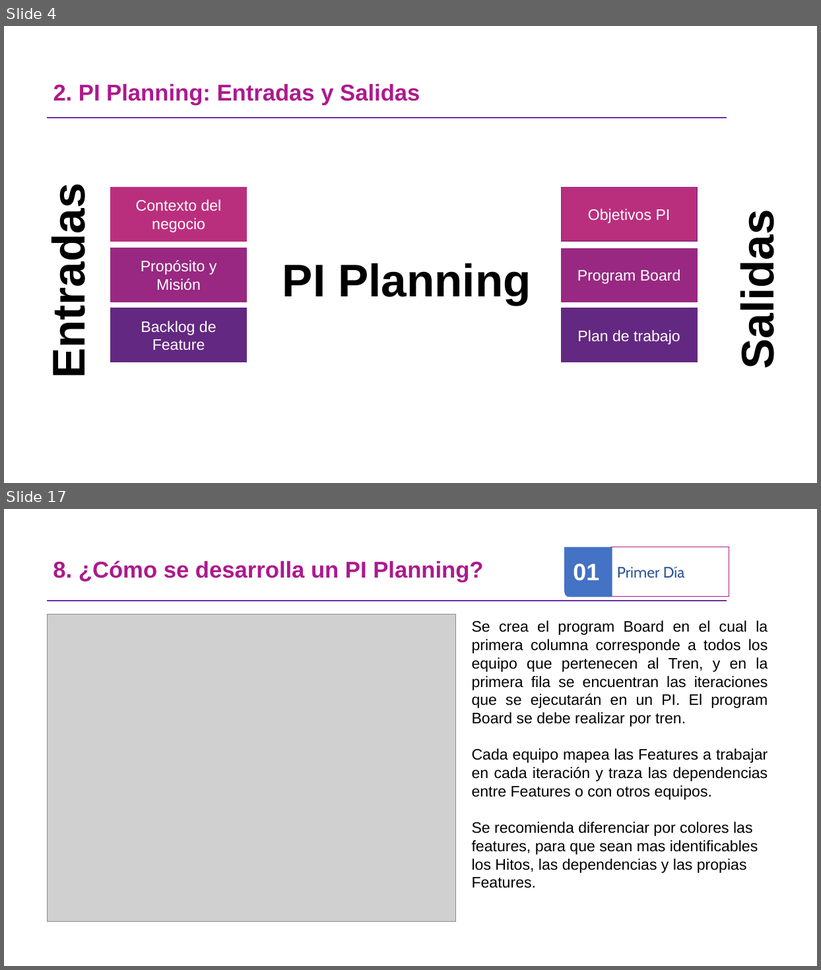
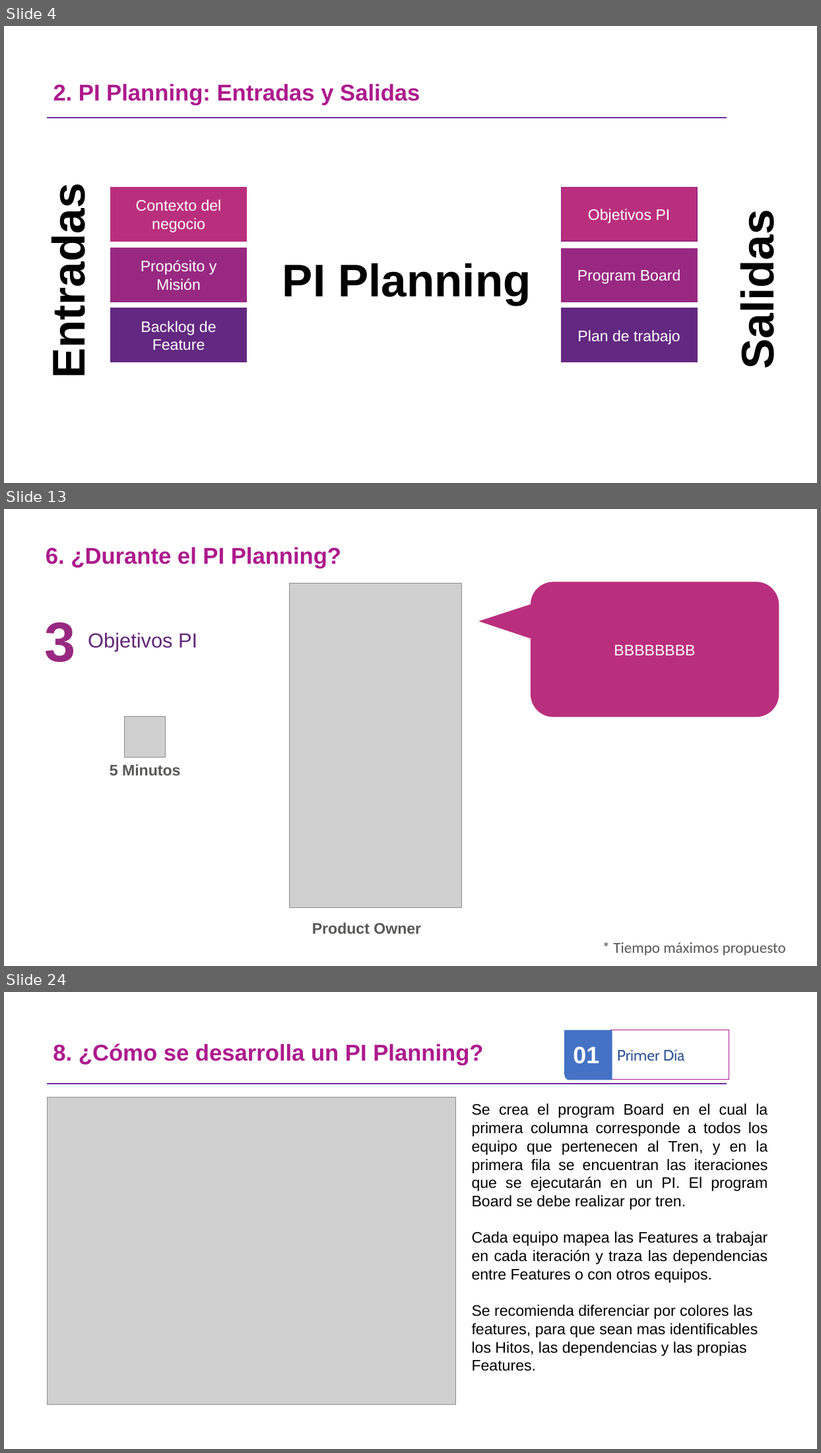
Before and after one commit to omesan/Agile, a slide deck: Stefanini/Stefanini.Clientes/Stefanini.Cliente.Experian/Guia PIPlanning _ExperianV1.0.pptx. Shown one above the other, each under a label of ours: slides 4 and 17 before the commit, slides 4, 13 and 24 after it; the slides between them are not shown. The pictures are 821x970 and 821x1453 pixels, drawn with LibreOffice and Linux fonts; fonts in the diff are those of the drawing; grey boxes stand for pictures; background and template pictures are left out. Boxes give left, top, right and bottom in pixels: in the first picture for what was removed or moved away, otherwise in the second. Text is boxed around its words. In the diff, an @@ line names an element or a change of style, - is before the commit and + after.

```diff
--- a/Stefanini/Stefanini.Clientes/Stefanini.Cliente.Experian/Guia PIPlanning _ExperianV1.0.pptx
+++ b/Stefanini/Stefanini.Clientes/Stefanini.Cliente.Experian/Guia PIPlanning _ExperianV1.0.pptx
@@ slide 13 added at box(4, 509, 817, 966), background #FFFFFF @@
@@ text added at box(46, 547, 341, 568), 27 pt, text #AD198D, bold @@
+6. ¿Durante el PI Planning?
@@ picture added at box(290, 584, 462, 908) @@
@@ rounded speech box added at box(531, 582, 779, 716), fill #BA2F7D, outline #BA2F7D 1 pt, 18 pt, text #FFFFFF @@
+BBBBBBBB
@@ text added at box(44, 623, 75, 662), 66 pt, text #982881, bold @@
+3
@@ text added at box(88, 632, 197, 652), 24 pt, text #632678 @@
+Objetivos PI
@@ picture added at box(124, 717, 165, 758) @@
@@ text added at box(110, 764, 180, 776), 18 pt, text #575756, bold @@
+5 Minutos
@@ text added at box(312, 923, 421, 934), 18 pt, text #575756, bold @@
+Product Owner
@@ text added at box(613, 943, 786, 956), 18 pt, text #575756 @@
+* Tiempo máximos propuesto
@@ what was slide 17 is now slide 24 @@
```
Also in this commit, not shown: 10 slides changed, 8 other slides added, 2 slides removed, 15 other files.
